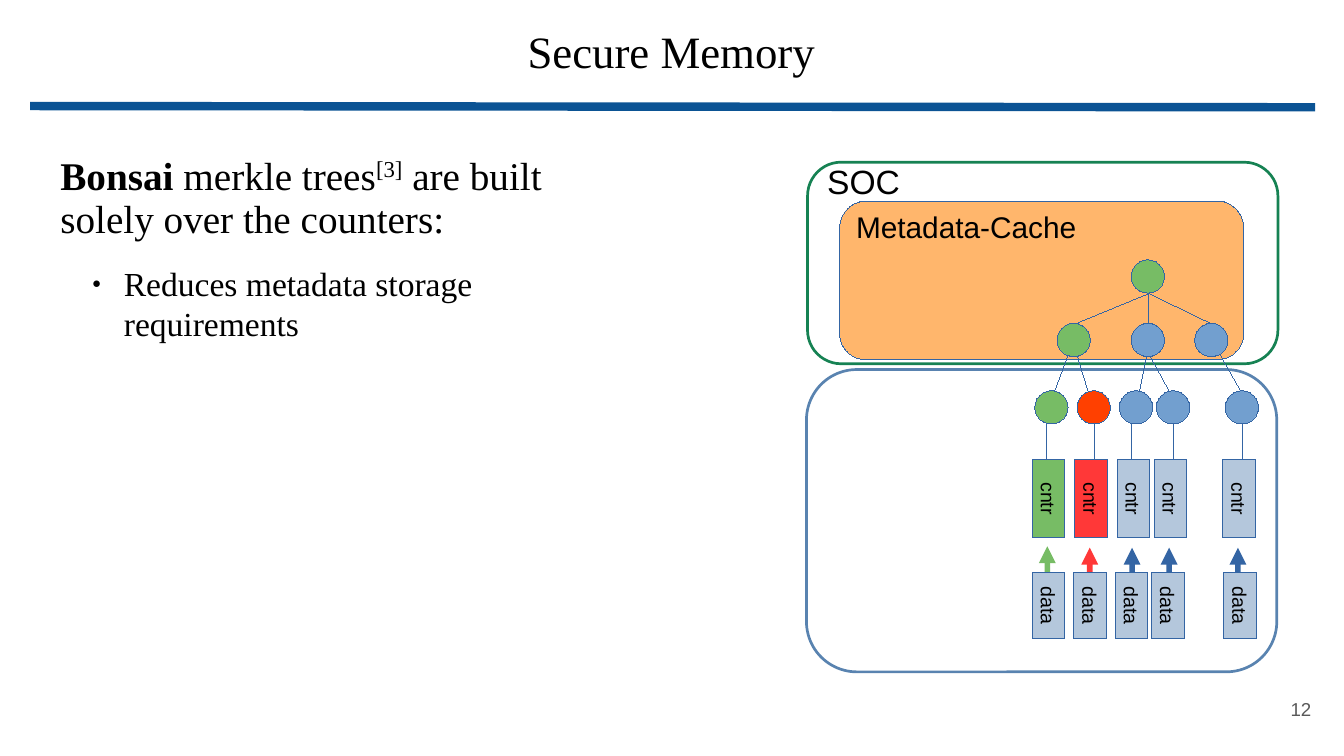
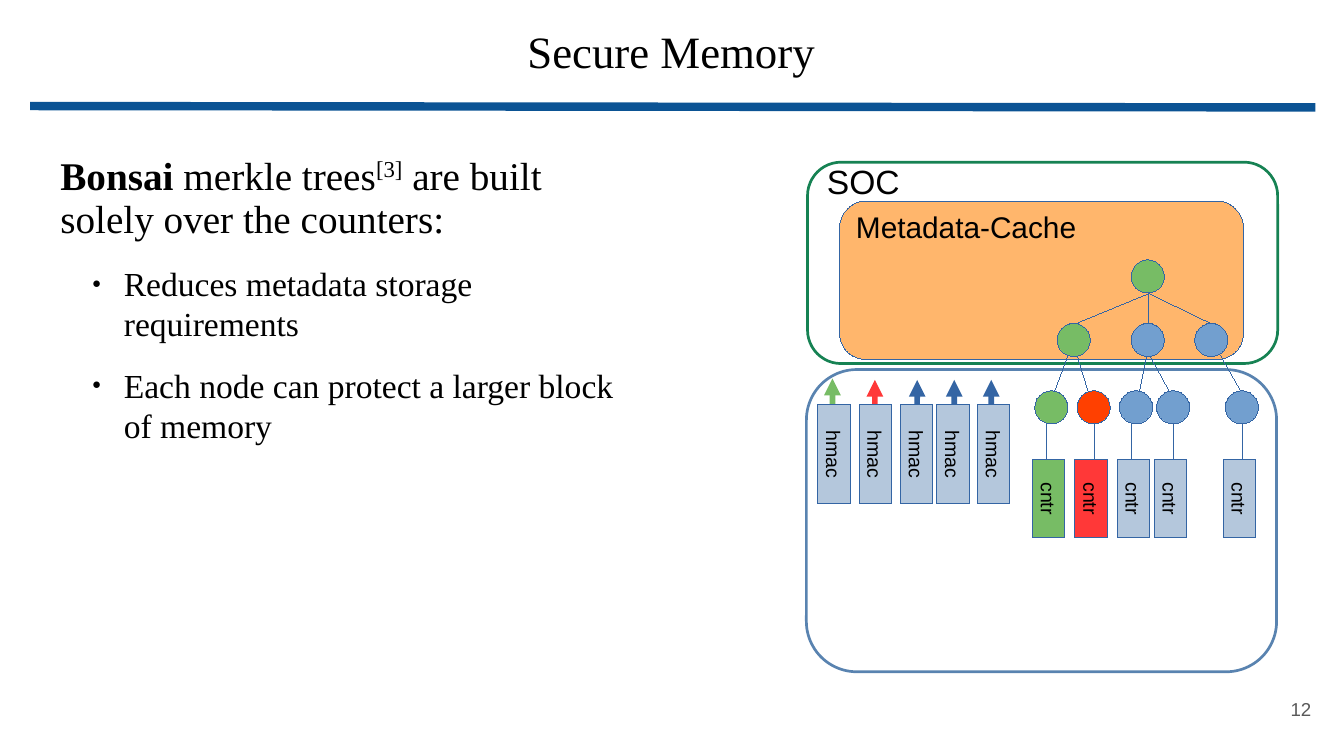
Before and after one commit to wbuziak/grad-research, a slide deck: slide 12 of resources/presentations/update.pptx. Drawn at 1344x756 pixels with LibreOffice and Linux fonts; fonts in the diff are those of the drawing. Boxes give left, top, right and bottom in pixels: in the first picture for what was removed or moved away, otherwise in the second. Text is boxed around its words. In the diff, an @@ line names an element or a change of style, - is before the commit and + after.

Commit message:
ppt upload

```diff
--- a/resources/presentations/update.pptx
+++ b/resources/presentations/update.pptx
@@ text at (x1=124, y1=374, x2=614, y2=444): paragraph added @@
+  ● Each node can protect a larger block of memory
@@ arrow moved from (1047, 594) - (1047, 546) to (832, 426) - (832, 379) @@
@@ 3 arrows moved together from (x1=1090, y1=548, x2=1169, y2=595) to (x1=875, y1=380, x2=954, y2=427) @@
@@ arrow moved from (1238, 595) - (1238, 548) to (992, 427) - (992, 380) @@
@@ rectangle added at (x1=818, y1=405, x2=851, y2=504), fill #B4C7DC, outline #3465A4 0 pt, 10.5 pt, text #000000 @@
+hmac
@@ rectangle added at (x1=859, y1=405, x2=891, y2=504), fill #B4C7DC, outline #3465A4 0 pt, 10.5 pt, text #000000 @@
+hmac
@@ rectangle added at (x1=900, y1=405, x2=933, y2=504), fill #B4C7DC, outline #3465A4 0 pt, 10.5 pt, text #000000 @@
+hmac
@@ rectangle added at (x1=937, y1=405, x2=969, y2=504), fill #B4C7DC, outline #3465A4 0 pt, 10.5 pt, text #000000 @@
+hmac
@@ rectangle added at (x1=978, y1=405, x2=1011, y2=504), fill #B4C7DC, outline #3465A4 0 pt, 10.5 pt, text #000000 @@
+hmac
@@ rectangle removed at (x1=1033, y1=572, x2=1065, y2=638) @@
-data
@@ rectangle removed at (x1=1075, y1=572, x2=1107, y2=638) @@
-data
@@ rectangle removed at (x1=1116, y1=572, x2=1148, y2=638) @@
-data
@@ rectangle removed at (x1=1152, y1=572, x2=1185, y2=638) @@
-data
@@ rectangle removed at (x1=1224, y1=572, x2=1256, y2=638) @@
-data
```
Also in this commit, not shown: 6 other slides changed, 12 slides added, 2 other files.
